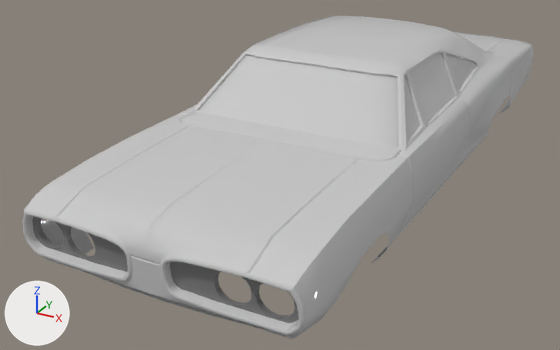
The FBX model Prototype/Assets/Game/V1/Art/Meshes/Vehicles/whiskey_freeman.fbx, before and after one commit.
Before and after are seen from a 50 mm camera at (0.265, -0.601, 0.312) aimed at (-0.039, -0.049, 0.036). Arrows for +X, +Y and +Z are at lower left; the lights stay in place. Where no turn or scale is listed for an object, it has been applied to the vertices.

Script lines for the objects in view, before the commit:
```python
ob_body_paintable = bpy.data.objects.new('Body_paintable', me_mesh)
ob_body_paintable.location = (0.0, 0.0, 0.0)
ob_chrome = bpy.data.objects.new('Chrome', me_mesh_003)
ob_chrome.location = (0.0, 0.0, 0.0)
ob_doors_paintable = bpy.data.objects.new('Doors_paintable', me_mesh_005)
ob_doors_paintable.location = (0.0, 0.0, 0.0)
ob_frontfenders_paintable = bpy.data.objects.new('FrontFenders_paintable', me_mesh_006)
ob_frontfenders_paintable.location = (0.0, 0.0, 0.0)
ob_hood_paintable = bpy.data.objects.new('Hood_paintable', me_mesh_007)
ob_hood_paintable.location = (0.0, 0.0, 0.0)
ob_rearfender_paintable = bpy.data.objects.new('RearFender_paintable', me_mesh_008)
ob_rearfender_paintable.location = (0.0, 0.0, 0.0)
ob_trunk_paintable = bpy.data.objects.new('Trunk_paintable', me_mesh_004)
ob_trunk_paintable.location = (0.0, 0.0, 0.0)
ob_windows = bpy.data.objects.new('Windows', me_mesh_002)
ob_windows.location = (0.0, 0.0, 0.0)
# also in view: 'Details (2)' at (0.0, -0.278, 0.073)
```
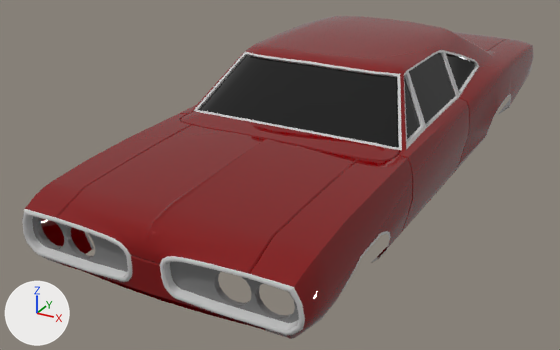
Where the change shows, as pixel boxes (x1, y1, x2, y2) in the pictures (560 x 350 px):
'Hood_paintable', recoloured (grey to red)
    both: (57, 125, 359, 274)
'FrontFenders_paintable', recoloured (grey to red)
    both: (25, 114, 412, 338)
'Windows', recoloured (grey to black)
    both: (199, 53, 476, 148)
'RearFender_paintable', recoloured
    both: (193, 16, 534, 171)
'Body_paintable', recoloured
    both: (52, 111, 453, 339)
'Doors_paintable', recoloured
    both: (180, 98, 469, 231)
'Trunk_paintable', recoloured
    both: (454, 32, 507, 51)

What the commit changed:
Material 'Paint' (mat_paint) changes colour from light grey #cbcbcb to red #800002; in linear values from (0.6, 0.6, 0.6) to (0.216, 0.0, 0.000629).
Material 'Windows' (mat_windows) changes colour from light grey #cbcbcb to black #000000; in linear values from (0.6, 0.6, 0.6) to (0.0, 0.0, 0.0).
